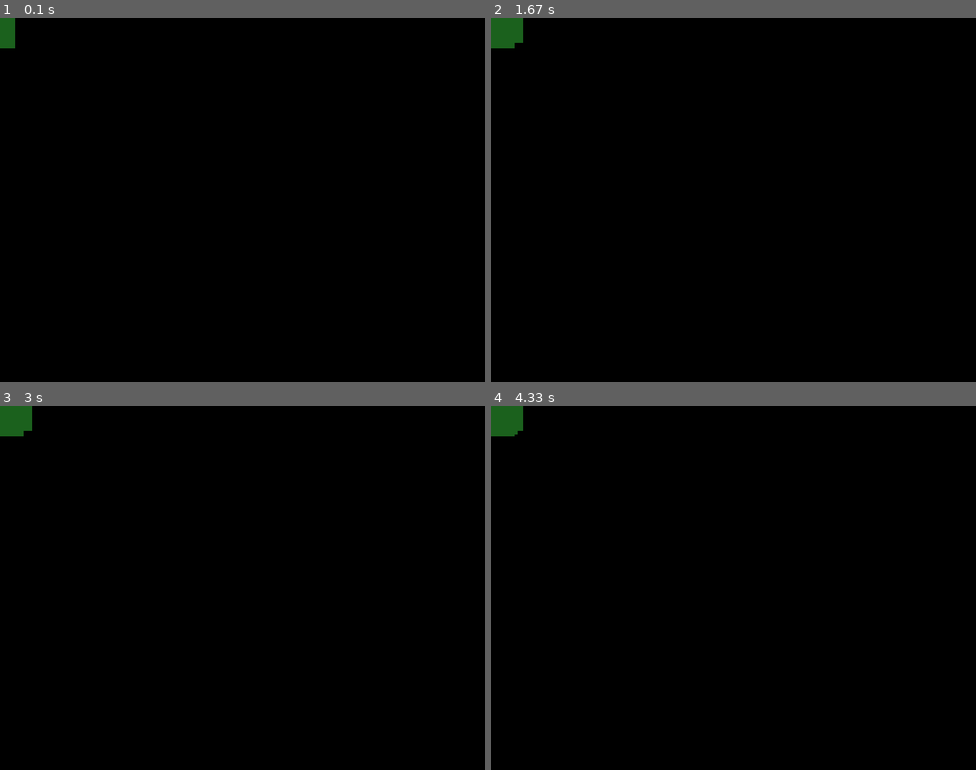
Above: before the commit, frames 1-4 (two rows, left to right).
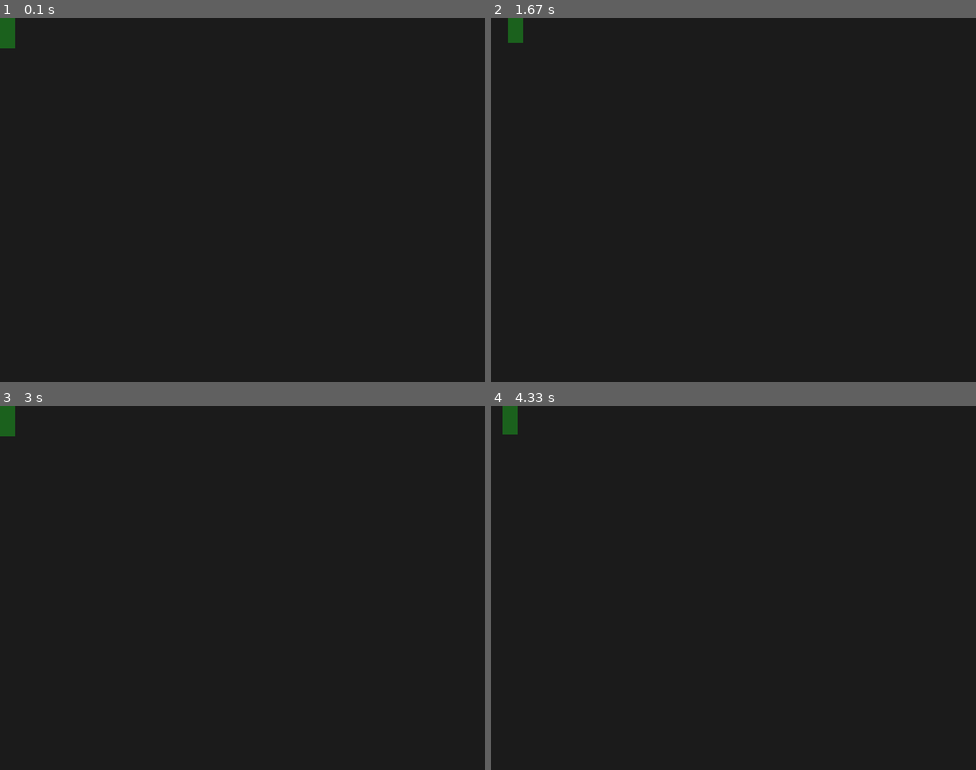
Above: after the commit, the same moments.

Repository: CSnackerman/pygame_starter
Game: pygame game, started from main.py
The game is run twice, just before and just after one commit, with the same random seed, the same clock (stepped at 60 frames per second) and the same inputs.
Inputs:
- Up to frame 1 (0.1 s): no input
- Up to frame 2 (1.67 s): hold Right 0.33-0.8 s; hold Up 0.83-1.13 s; hold Right 1.17-1.63 s
- Up to frame 3 (3 s): hold Left 1.67-2.2 s; hold Down 2.23-2.53 s; hold Left 2.57-2.97 s
- Up to frame 4 (4.33 s): hold Up 3-3.37 s; hold Right 3.4-4.03 s; hold Down from 4.07 s (still down)

The runs differ from the first frame. In frame 1, 100% of the frame differs, in the area x 0-100%, y 0-100%; in frame 2, 100%; in frame 3, 100%; in frame 4, 100%.

Commit message:
window clear added back

Diff:
--- a/main.py
+++ b/main.py
@@ -72,6 +72,9 @@
     # update
     player_rect.update(player_x, player_y, player_width, player_height)
 
+    # clear
+    window.fill (FILL_COLOR)
+
     # render
     pygame.draw.rect(window, player_color, player_rect)
 
